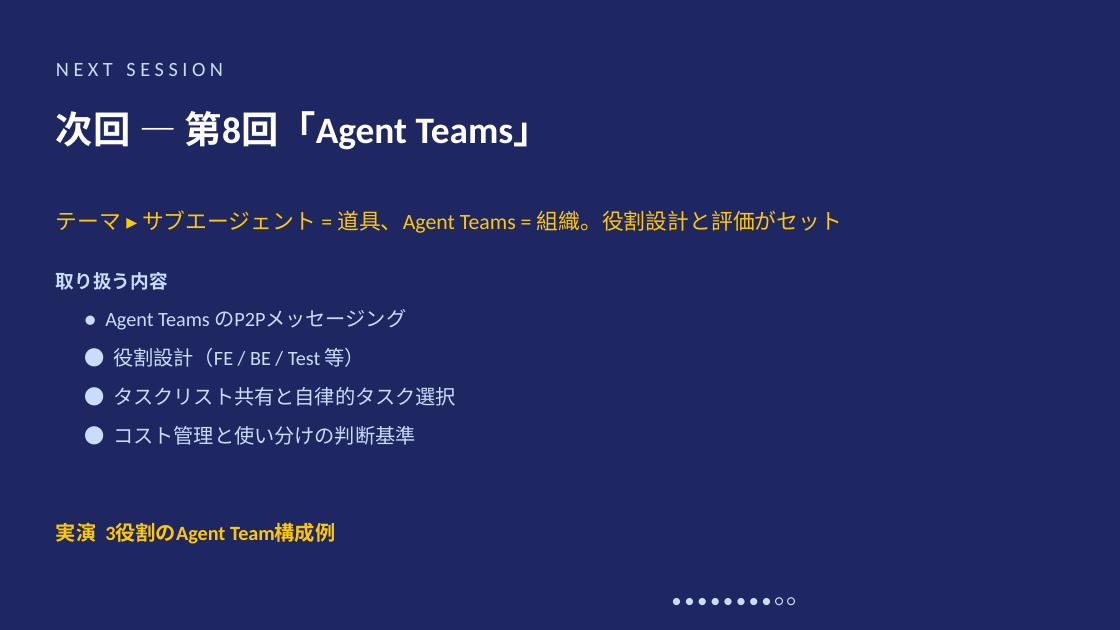
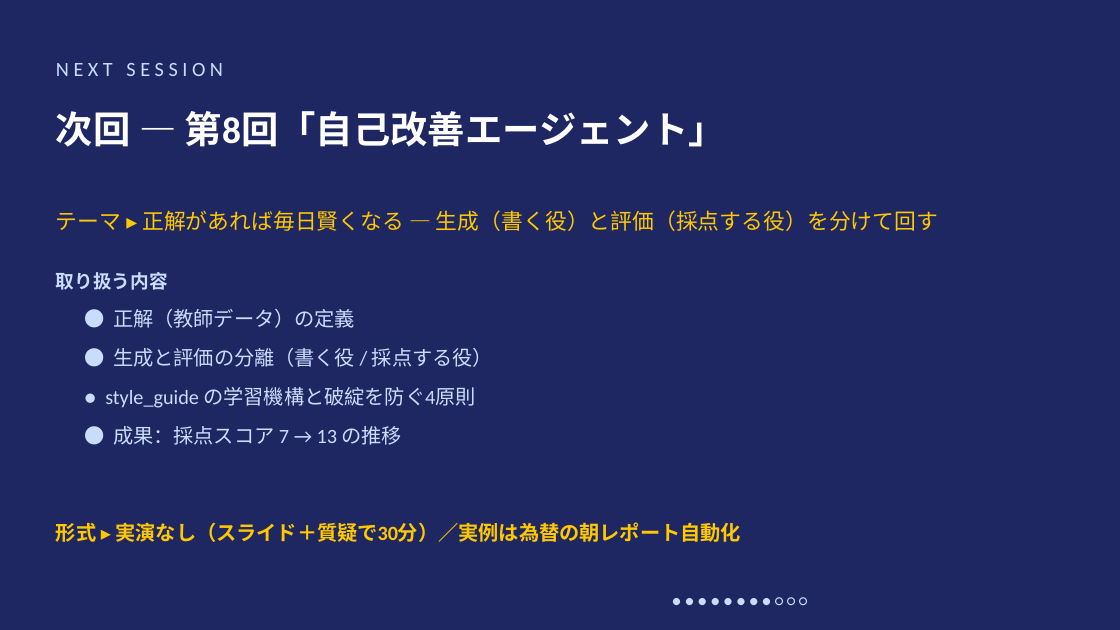
Before and after one commit to ktsuchida11/ClaudeWorkshop, a slide deck: slide 14 of session7/session7_full.pptx (slide 13 before the commit). Drawn at 1120x630 pixels with LibreOffice and Linux fonts; fonts in the diff are those of the drawing. Boxes give left, top, right and bottom in pixels: in the first picture for what was removed or moved away, otherwise in the second. Text is boxed around its words. In the diff, an @@ line names an element or a change of style, - is before the commit and + after.

```diff
--- a/session7/session7_full.pptx
+++ b/session7/session7_full.pptx
@@ text at [56, 111, 726, 147]: text changed @@
-次回 ― 第8回「Agent Teams」
+次回 ― 第8回「自己改善エージェント」
@@ text at [56, 210, 938, 231]: text changed @@
-テーマ ▸ サブエージェント = 道具、Agent Teams = 組織。役割設計と評価がセット
+テーマ ▸ 正解があれば毎日賢くなる ― 生成（書く役）と評価（採点する役）を分けて回す
@@ text at [113, 309, 355, 328]: text changed @@
-● Agent Teams のP2Pメッセージング
+● 正解（教師データ）の定義
@@ text at [113, 348, 493, 367]: text changed @@
-● 役割設計（FE / BE / Test 等）
+● 生成と評価の分離（書く役 / 採点する役）
@@ text at [105, 387, 475, 408]: text changed @@
-● タスクリスト共有と自律的タスク選択
+● style_guide の学習機構と破綻を防ぐ4原則
@@ text at [113, 426, 403, 445]: text changed @@
-● コスト管理と使い分けの判断基準
+● 成果：採点スコア 7 → 13 の推移
@@ text at [56, 522, 741, 542]: text changed @@
-実演 3役割のAgent Team構成例
+形式 ▸ 実演なし（スライド＋質疑で30分）／実例は為替の朝レポート自動化
@@ text at [672, 591, 1098, 619]: text changed @@
-● ● ● ● ● ● ● ● ○ ○
+● ● ● ● ● ● ● ● ○ ○ ○
```
Also in this commit, not shown: 9 other slides changed, 3 slides added, 2 slides removed, 1 other file.
